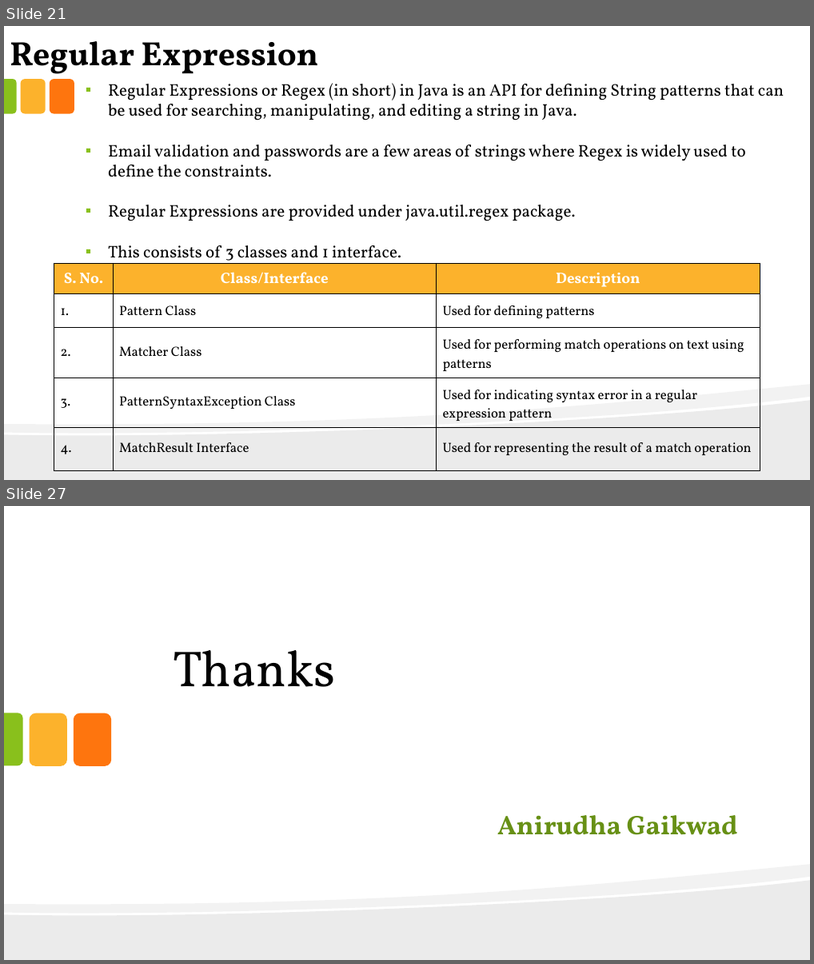
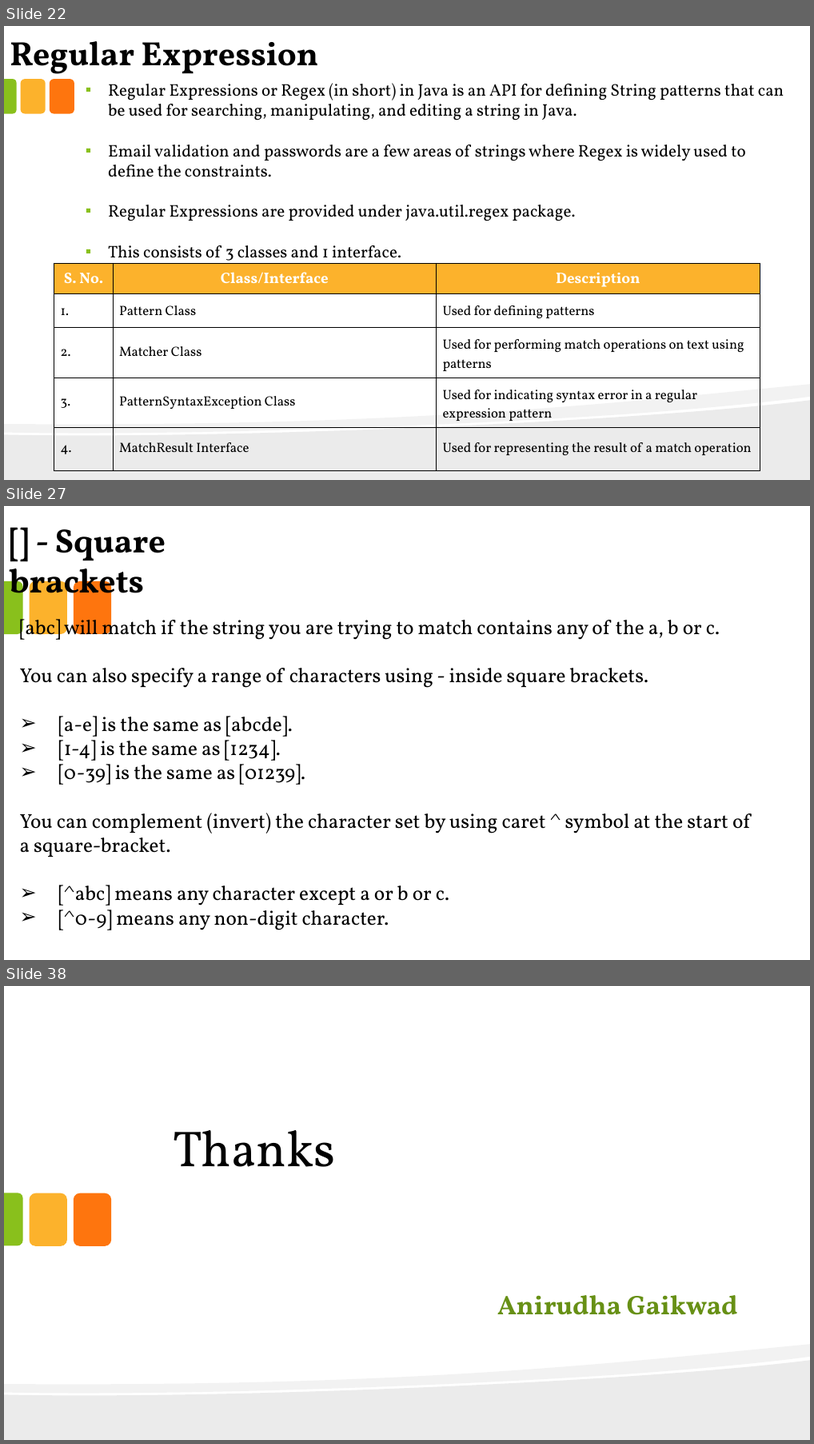
Before and after one commit to anirudhagaikwad/Java_Programming, a slide deck: Java_PPT/#7_String.pptx. Shown one above the other, each under a label of ours: slides 21 and 27 before the commit, slides 22, 27 and 38 after it; the slides between them are not shown. The pictures are 814x964 and 814x1444 pixels, drawn with LibreOffice and Linux fonts; fonts in the diff are those of the drawing. Boxes give left, top, right and bottom in pixels: in the first picture for what was removed or moved away, otherwise in the second. Text is boxed around its words. In the diff, an @@ line names an element or a change of style, - is before the commit and + after.

Commit message:
String Program Update

```diff
--- a/Java_PPT/#7_String.pptx
+++ b/Java_PPT/#7_String.pptx
@@ slide 27 added at [4,506,810,960], background #FFFFFF @@
@@ text added at [10,529,166,608], 40 pt, text #000000, bold @@
+[] - Square brackets
@@ round same rect added at [4,581,22,634], fill #89C01C @@
@@ rounded rectangle added at [30,581,67,634], fill #FCB22C @@
@@ rounded rectangle added at [74,581,112,634], fill #FE750E @@
@@ text added at [20,615,750,930], 24 pt, text #000000 @@
+[abc] will match if the string you are trying to match contains any of the a, b or c.
+You can also specify a range of characters using - inside square brackets.
+➢ [a-e] is the same as [abcde].
+➢ [1-4] is the same as [1234].
+➢ [0-39] is the same as [01239].
+You can complement (invert) the character set by using caret ^ symbol at the start of a square-bracket.
+➢ [^abc] means any character except a or b or c.
+➢ [^0-9] means any non-digit character.
@@ what was slide 21 is now slide 22 @@
@@ what was slide 27 is now slide 38 @@
```
Also in this commit, not shown: 5 slides changed, 15 other slides added, 5 slides removed, 2 other files.
